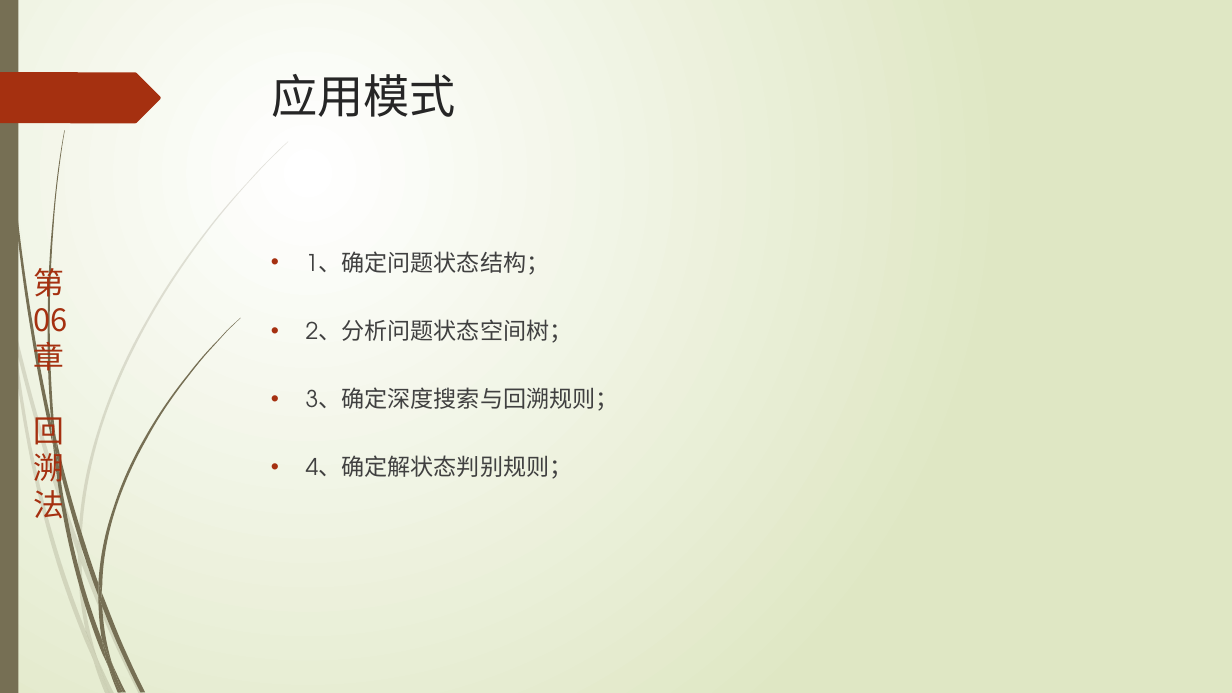
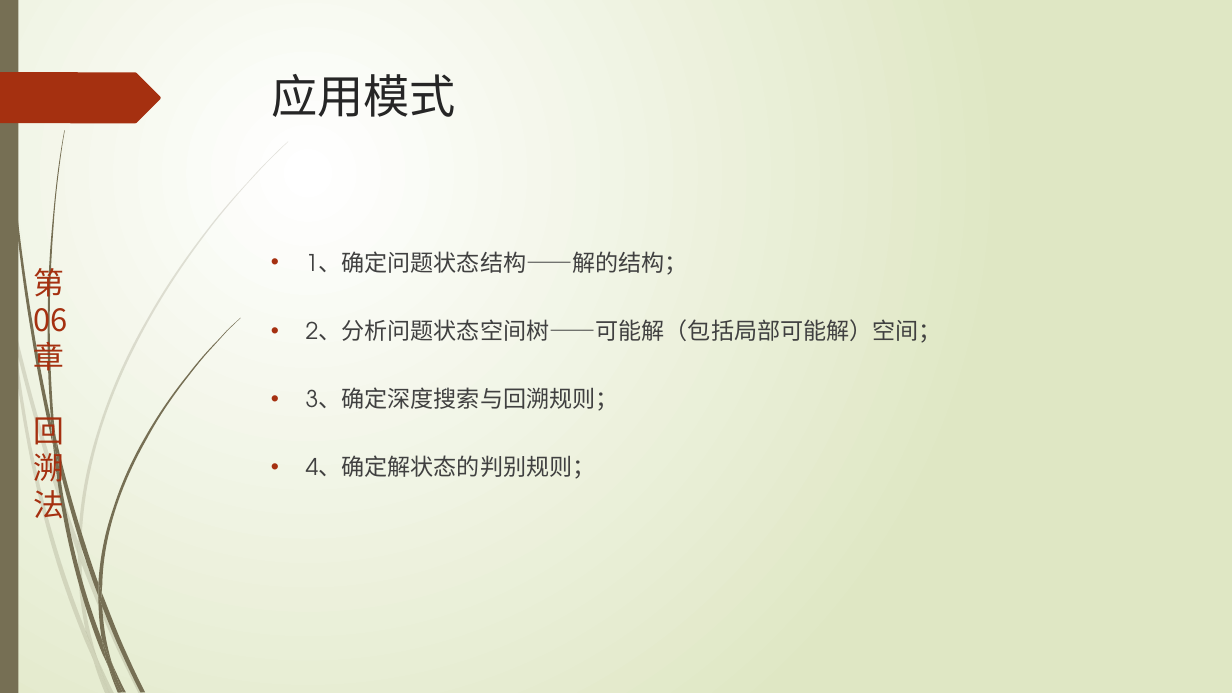
Before and after one commit to TeacherPeng/AlgorithmDesign, a slide deck: slide 4 of 教案/第06章.回溯法.pptx. Drawn at 1232x693 pixels with LibreOffice and Linux fonts; fonts in the diff are those of the drawing. Boxes give left, top, right and bottom in pixels: in the first picture for what was removed or moved away, otherwise in the second. Text is boxed around its words. In the diff, an @@ line names an element or a change of style, - is before the commit and + after.

```diff
--- a/教案/第06章.回溯法.pptx
+++ b/教案/第06章.回溯法.pptx
@@ text at [306,251,942,343]: text changed @@
-• 1、确定问题状态结构；
-• 2、分析问题状态空间树；
+• 1、确定问题状态结构——解的结构；
+• 2、分析问题状态空间树——可能解（包括局部可能解）空间；
@@ text at [306,455,596,479]: text changed @@
-• 4、确定解状态判别规则；
+• 4、确定解状态的判别规则；
```
Also in this commit, not shown: 8 other files.
